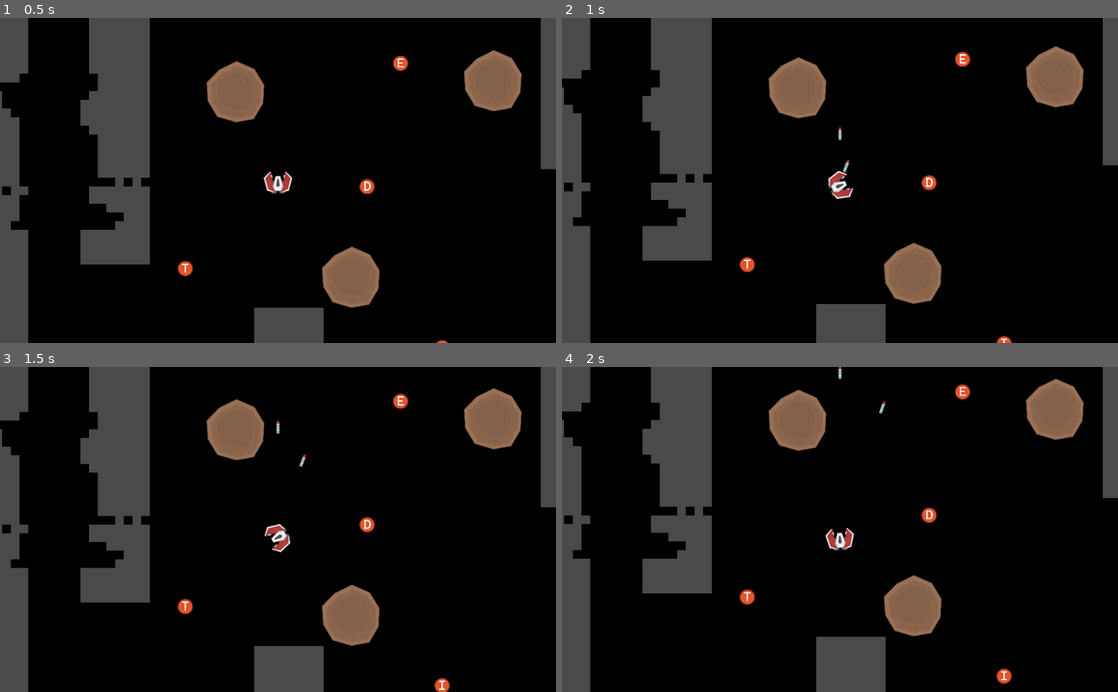
Above: before the commit, frames 1-4 (two rows, left to right).
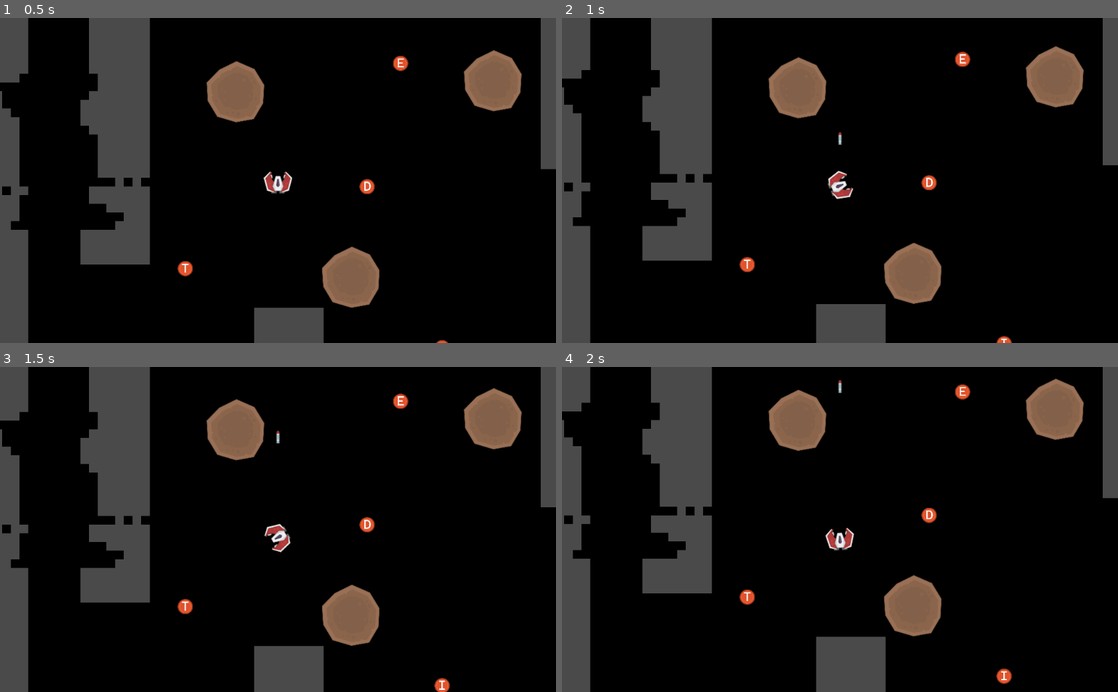
Above: after the commit, the same moments.

Repository: Comyune/game-drifter
Game: Godot game, scene res://main.tscn
The game is run twice, just before and just after one commit, with the same random seed, the same clock (stepped at 60 frames per second) and the same inputs.
Inputs (mouse positions are in pixels of both pictures, inside the frame that each line leads up to):
- Up to frame 1 (0.5 s): no input
- Up to frame 2 (1 s): tap Enter (ui_accept) at 0.5, 0.77 s; move the mouse to (962, 164) at 0.52 s; hold Right (ui_right) from 0.53 s (still down); click (962, 164) at 0.67 s
- Up to frame 3 (1.5 s): release Right (ui_right) at 1.25 s; drag from (166, 545) to (250, 594) at 1.27 s
- Up to frame 4 (2 s): no input

Frame 1 is identical in both runs. In frame 2, less than 0.1% of the frame differs, in the area x 49-52%, y 33-48%; in frame 3, less than 0.1%; in frame 4, less than 0.1%, in the area x 49-59%, y 0-15%.

Commit message:
Shooting letters

Diff:
--- a/godot-project/player/player.gd
+++ b/godot-project/player/player.gd
@@ -6,9 +6,10 @@
 
 const link_offset = Vector2(0, 55)
 
-onready var ship          = $Ship
-onready var control_state = $Ship/ControlState
-onready var tail_state    = TailState.new()
+onready var ship           = $Ship
+onready var control_state  = $Ship/ControlState
+onready var shooting_timer = $ShootingTimer
+onready var tail_state     = TailState.new()
 
 var chain_links = []
 
@@ -68,9 +69,12 @@
 	update_tail()
 
 func on_ship_shoot():
+	if shooting_timer.time_left != 0: return
+	shooting_timer.start()
+
+	var letter = tail_state.pop()
 	var missile = Missile.instance()
-	missile.position = ship.position
-	missile.rotation = ship.rotation
+	missile.init(letter, ship)
 	add_child(missile)
 
 func on_ship_invert():
--- a/godot-project/player/player.tscn
+++ b/godot-project/player/player.tscn
@@ -7,3 +7,7 @@
 script = ExtResource( 3 )
 
 [node name="Ship" parent="." instance=ExtResource( 2 )]
+
+[node name="ShootingTimer" type="Timer" parent="."]
+wait_time = 0.5
+one_shot = true
--- a/godot-project/player/projectiles/missile.gd
+++ b/godot-project/player/projectiles/missile.gd
@@ -1,17 +1,21 @@
 extends RigidBody2D
 
-export (float) var initial_impulse  = 400.0
-export (float) var acceleration     = 10.0
-export (float) var maximum_velocity = 300.0
+export (float)  var initial_impulse  = 400.0
+export (float)  var acceleration     = 10.0
+export (float)  var maximum_velocity = 300.0
+
 var force = Vector2(0, -acceleration)
 
 func _ready():
 	var _connection = connect("body_entered", self, "_on_body_entered")
+	var shooting_impulse = Vector2(0, -initial_impulse).rotated(rotation)
+	apply_impulse(Vector2.ZERO, shooting_impulse)
 
-	apply_impulse(
-		Vector2.ZERO,
-		Vector2(0, -initial_impulse).rotated(rotation)
-	)
+func init(letter: String, shooter: PhysicsBody2D):
+	$Label.text = letter
+	position = shooter.position
+	rotation = shooter.rotation
+	apply_impulse(Vector2.ZERO, shooter.velocity)
 
 func _integrate_forces(state: Physics2DDirectBodyState) -> void:
 	if state.get_linear_velocity().length() > maximum_velocity: return
--- a/godot-project/player/projectiles/missile.tscn
+++ b/godot-project/player/projectiles/missile.tscn
@@ -1,7 +1,8 @@
-[gd_scene load_steps=4 format=2]
+[gd_scene load_steps=5 format=2]
 
 [ext_resource path="res://player/projectiles/missile.png" type="Texture" id=1]
 [ext_resource path="res://player/projectiles/missile.gd" type="Script" id=2]
+[ext_resource path="res://gui/cascadia_font.tres" type="DynamicFont" id=3]
 
 [sub_resource type="CapsuleShape2D" id=1]
 radius = 5.0
@@ -20,5 +21,20 @@
 texture = ExtResource( 1 )
 
 [node name="CollisionShape2D" type="CollisionShape2D" parent="."]
+visible = false
 position = Vector2( 0, -2 )
 shape = SubResource( 1 )
+
+[node name="Label" type="Label" parent="."]
+margin_left = -20.0
+margin_top = -20.0
+margin_right = 21.0
+margin_bottom = 23.0
+custom_fonts/font = ExtResource( 3 )
+text = "A"
+align = 1
+valign = 1
+uppercase = true
+__meta__ = {
+"_edit_use_anchors_": false
+}
--- a/godot-project/player/tail_state.gd
+++ b/godot-project/player/tail_state.gd
@@ -11,9 +11,11 @@
 
 func invert() -> void:
 	print("TODO: Invert not working")
-	pass
-
 
 func update_with_collision_result(collision_result) -> void:
 	contents.erase(0, collision_result.subtraction)
 	contents = contents + collision_result.addition
+
+func pop() -> String:
+	# TODO: Remove letter as well
+	return contents.substr(0, 1)
